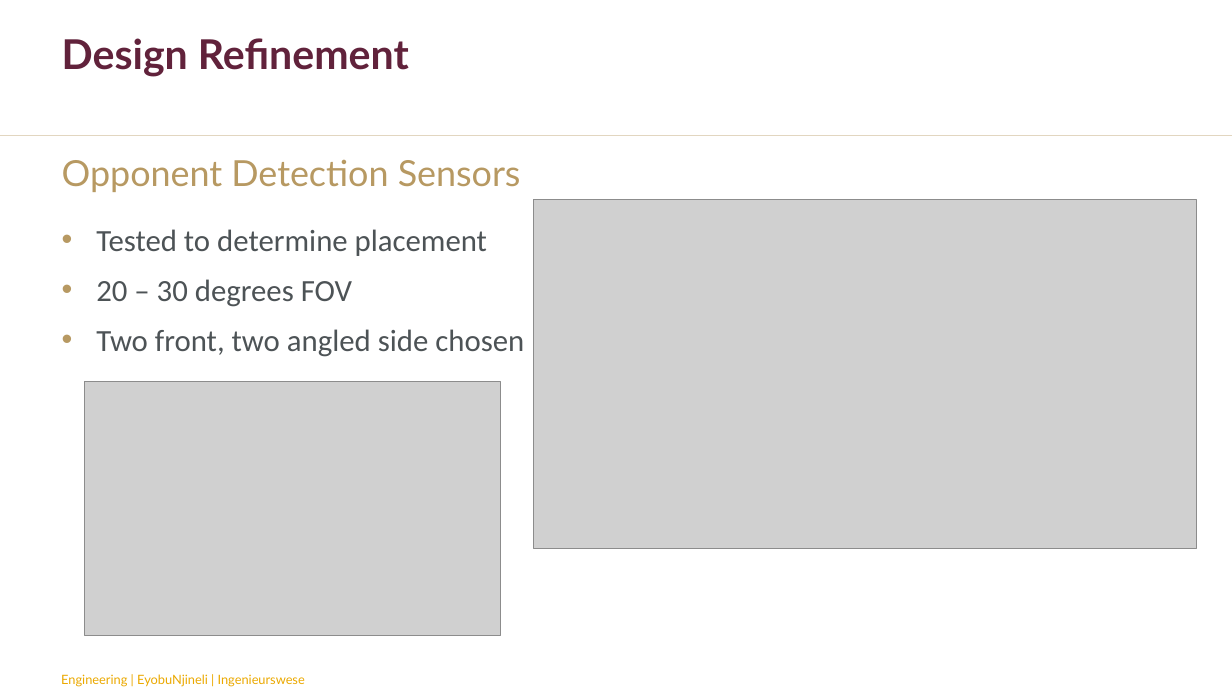
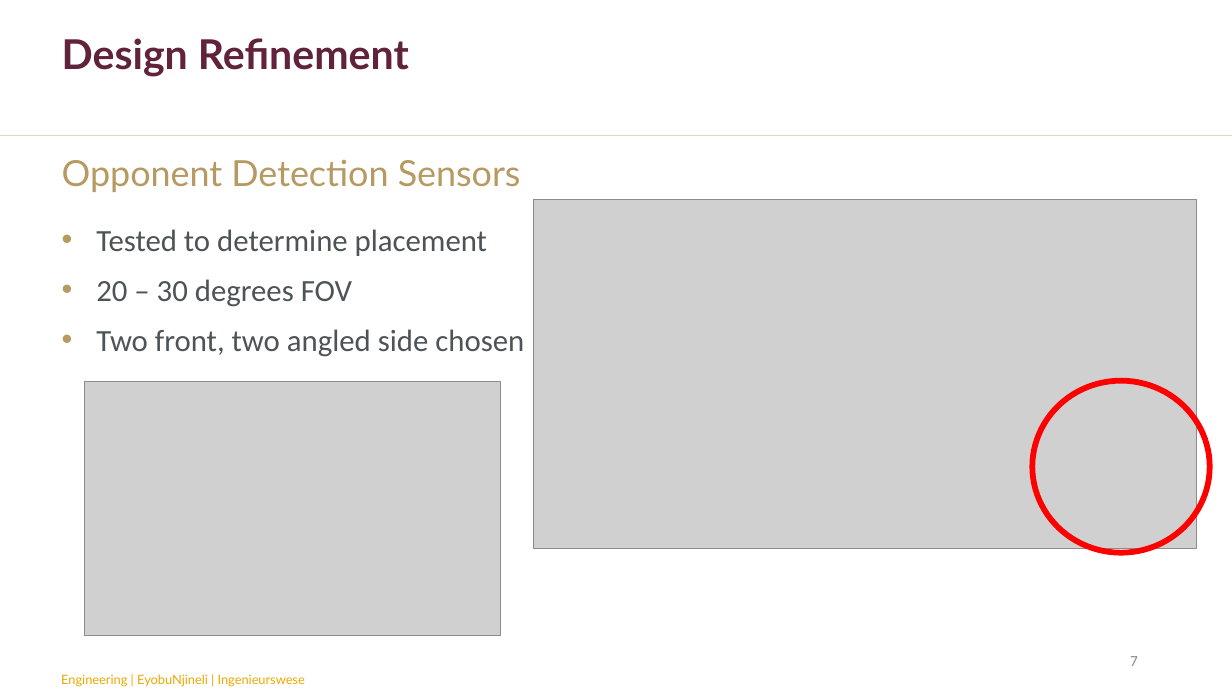
Before and after one commit to chanelleblan/SumobotSkripsie, a slide deck: slide 7 of Presentations/Final_present.pptx. Drawn at 1232x693 pixels with LibreOffice and Linux fonts; fonts in the diff are those of the drawing; grey boxes stand for pictures; background and template pictures are left out. Boxes give left, top, right and bottom in pixels: in the first picture for what was removed or moved away, otherwise in the second. Text is boxed around its words. In the diff, an @@ line names an element or a change of style, - is before the commit and + after.

```diff
--- a/Presentations/Final_present.pptx
+++ b/Presentations/Final_present.pptx
@@ ellipse added at <box>1032,381,1210,553</box>, outline #FF0000 4.5 pt @@
@@ page number added at <box>1130,656,1138,666</box>, 12 pt, text #878A8B @@
+7
```
Also in this commit, not shown: 14 other slides changed, 8 slides added, 6 slides removed.
